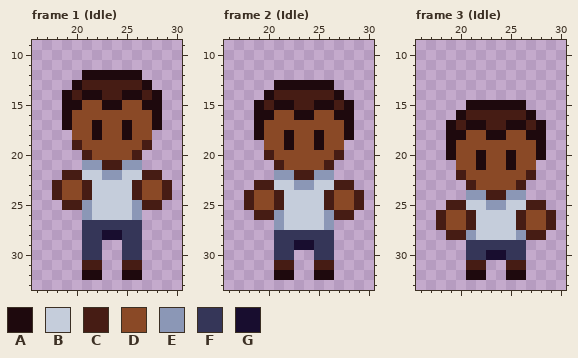
Two states of a pixel-art file, DetentionProject/Aseprite/Npc's/Juliano.aseprite. This is how it looked before the edit.
48x48 pixels, 4 frames. Shown: frame 1 (Idle): x 16..30, y 9..33; frame 2 (Idle): x 16..30, y 9..33; frame 3 (Idle): x 16..30, y 9..33. The commit also changed other frames, which this record leaves out.
Palette (. is transparent): A #1e090d  B #c5cddb  C #461c14  D #8a4926  E #8b97b6  F #353658  G #180d2f
The same view after the edit:
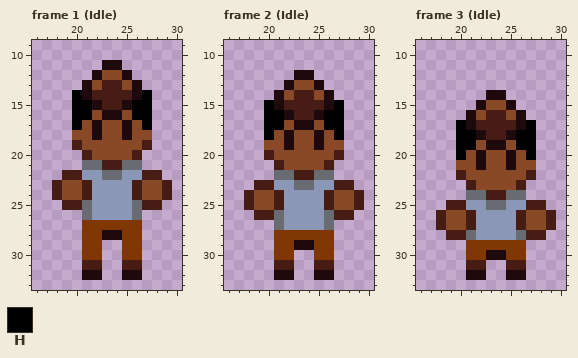
Colours new in this view: H #000000
Change:
colour B: #c5cddb -> #8b97b6
colour E: #8b97b6 -> #686b72
colour F: #353658 -> #813704
Frame 1 (Idle), layers "head", "body":
y 11: x 23..24 .. -> AA
y 12: x 21 A -> .; x 23..24 AA -> DD; x 26 A -> .
y 13: x 20..22 ACC -> .AD; x 25..27 CCA -> DA.
y 14: x 19..20 AC -> .H; x 22 A -> C; x 25 A -> C; x 27..28 CA -> H.
y 15: x 19..28 AADDAADDAA -> .HHACCAHH.
y 16: x 19..21 ADD -> .HH; x 23..24 DD -> AA; x 26..28 DDA -> HH.
y 17: x 19..20 AD -> .H; x 27..28 DA -> H.
y 28: x 23..24 GG -> AA
Frame 2 (Idle), layers "head", "body":
y 12: x 23..24 .. -> AA
y 13: x 21 A -> .; x 23..24 AA -> DD; x 26 A -> .
y 14: x 20..22 ACC -> .AD; x 25..27 CCA -> DA.
y 15: x 19..20 AC -> .H; x 22 A -> C; x 25 A -> C; x 27..28 CA -> H.
y 16: x 19..28 AADDAADDAA -> .HHACCAHH.
y 17: x 19..21 ADD -> .HH; x 23..24 DD -> AA; x 26..28 DDA -> HH.
y 18: x 19..20 AD -> .H; x 27..28 DA -> H.
y 29: x 23..24 GG -> AA
Frame 3 (Idle), layer "head":
y 14: x 23..24 .. -> AA
y 15: x 21 A -> .; x 23..24 AA -> DD; x 26 A -> .
y 16: x 20..22 ACC -> .AD; x 25..27 CCA -> DA.
y 17: x 19..20 AC -> .H; x 22 A -> C; x 25 A -> C; x 27..28 CA -> H.
y 18: x 19..28 AADDAADDAA -> .HHACCAHH.
y 19: x 19..21 ADD -> .HH; x 23..24 DD -> AA; x 26..28 DDA -> HH.
y 20: x 19..20 AD -> .H; x 27..28 DA -> H.
y 30: x 23..24 GG -> AA
Changed places in both pictures, as pixel boxes (x1, y1, x2, y2):
changed: (62, 60, 162, 130)
changed: (82, 160, 142, 260)
changed: (254, 70, 354, 260)
changed: (446, 90, 546, 160)
changed: (466, 190, 526, 260)
